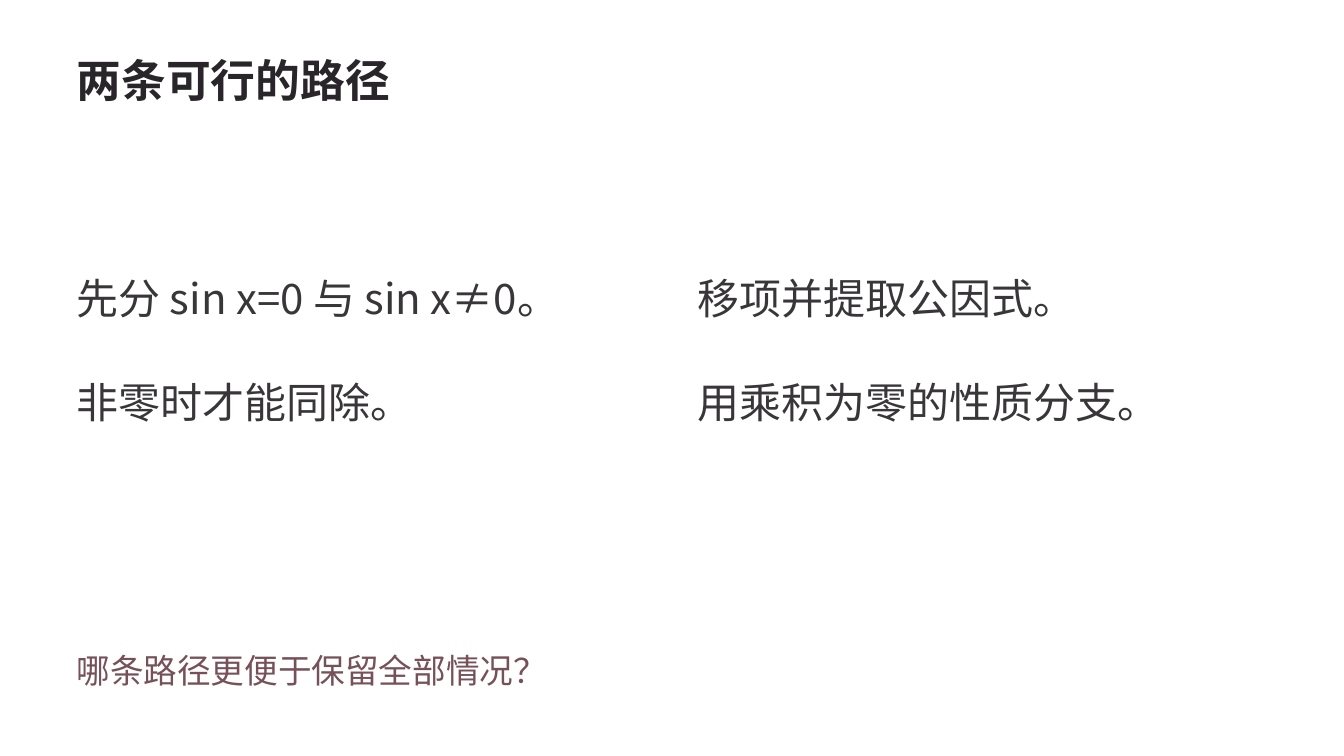
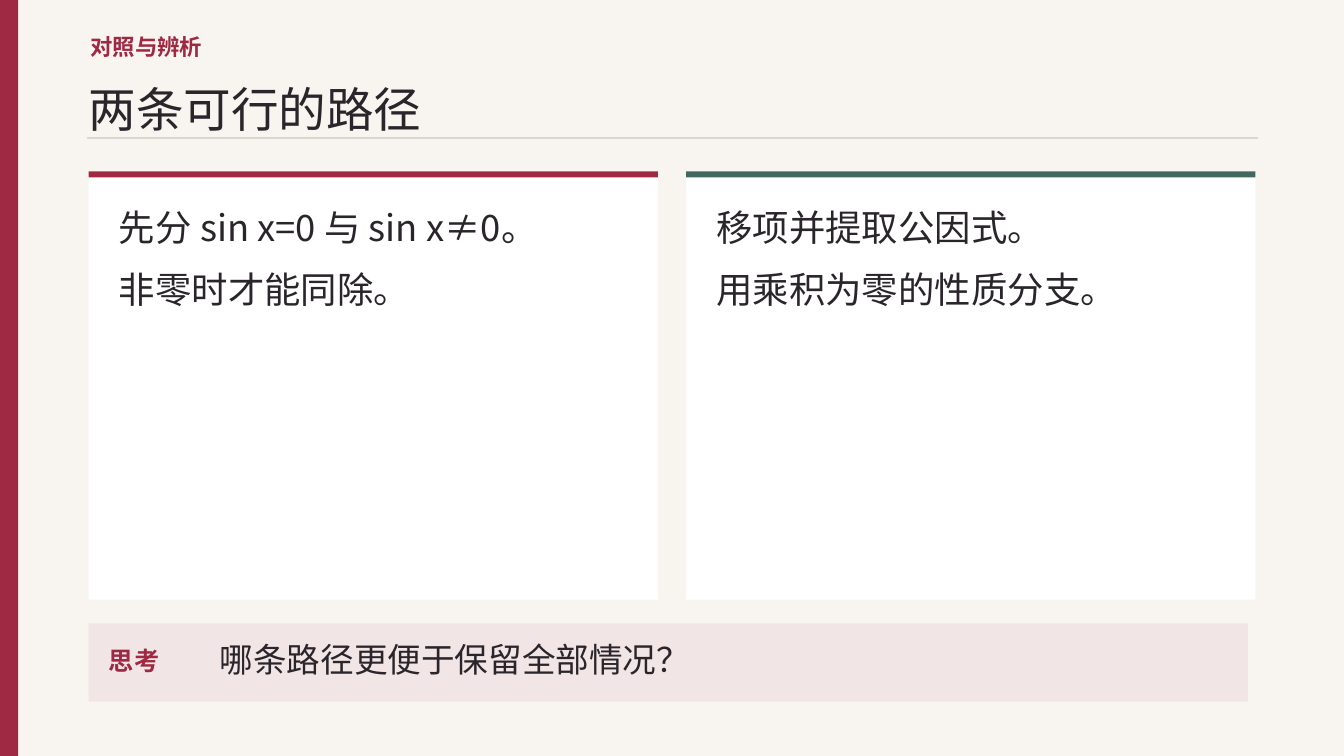
Before and after one commit to jrhhhh/math-homework-agent, a slide deck: slide 7 of lesson-materials-builder/assets/examples/trigonometric/lesson.pptx. Drawn at 1344x756 pixels with LibreOffice and Linux fonts; fonts in the diff are those of the drawing. Boxes give left, top, right and bottom in pixels: in the first picture for what was removed or moved away, otherwise in the second. Text is boxed around its words. In the diff, an @@ line names an element or a change of style, - is before the commit and + after.

```diff
--- a/lesson-materials-builder/assets/examples/trigonometric/lesson.pptx
+++ b/lesson-materials-builder/assets/examples/trigonometric/lesson.pptx
@@ background #FFFFFF to #F8F5F0 @@
@@ rectangle added at (0, 0, 18, 756), fill #9F2943 @@
@@ text added at (91, 36, 203, 57), 16 pt, text #9F2943, bold @@
+对照与辨析
@@ text "两条可行的路径": place and size @@
-text "两条可行的路径" at (77, 59, 391, 101)
+text "两条可行的路径" at (89, 87, 422, 131)
@@ text "两条可行的路径" at (89, 87, 422, 131): size 32 to 34 pt, bold off; line spacing 1 to 45.9pt; more space between paragraphs; vertical alignment middle to top @@
@@ line added from (87, 138) to (1258, 138), #DFD5D0 1.2 pt @@
@@ rectangle added at (89, 171, 658, 600), fill #FFFFFF @@
@@ rectangle added at (89, 171, 658, 177), fill #9F2943 @@
@@ rectangle added at (687, 171, 1256, 600), fill #FFFFFF @@
@@ rectangle added at (687, 171, 1256, 177), fill #42675F @@
@@ text "先分 sin x=0 与 sin ..." at (119, 210, 537, 306): size 30 to 26 pt, text colour #39363A to #29252A; line spacing 48pt to 35.1pt; less space between paragraphs @@
@@ text "先分 sin x=0 与 sin ...": place and size @@
-text "先分 sin x=0 与 sin ..." at (77, 278, 559, 422)
+text "先分 sin x=0 与 sin ..." at (119, 210, 537, 306)
@@ text "移项并提取公因式。": place and size @@
-text "移项并提取公因式。" at (697, 278, 1159, 422)
+text "移项并提取公因式。" at (716, 210, 1117, 306)
@@ text "移项并提取公因式。" at (716, 210, 1117, 306): size 30 to 26 pt, text colour #39363A to #29252A; line spacing 48pt to 35.1pt; less space between paragraphs @@
@@ rectangle added at (89, 623, 1248, 702), fill #F2E5E6 @@
@@ text added at (109, 648, 159, 672), 18 pt, text #9F2943, bold @@
+思考
@@ text "哪条路径更便于保留全部情况？": place and size @@
-text "哪条路径更便于保留全部情况？" at (77, 654, 547, 686)
+text "哪条路径更便于保留全部情况？" at (220, 643, 690, 675)
@@ text "哪条路径更便于保留全部情况？" at (220, 643, 690, 675): text colour #76515A to #29252A; line spacing 33.8pt to 32.4pt; more space between paragraphs; vertical alignment middle to top @@
```
Also in this commit, not shown: 20 other slides changed, 24 other files.
